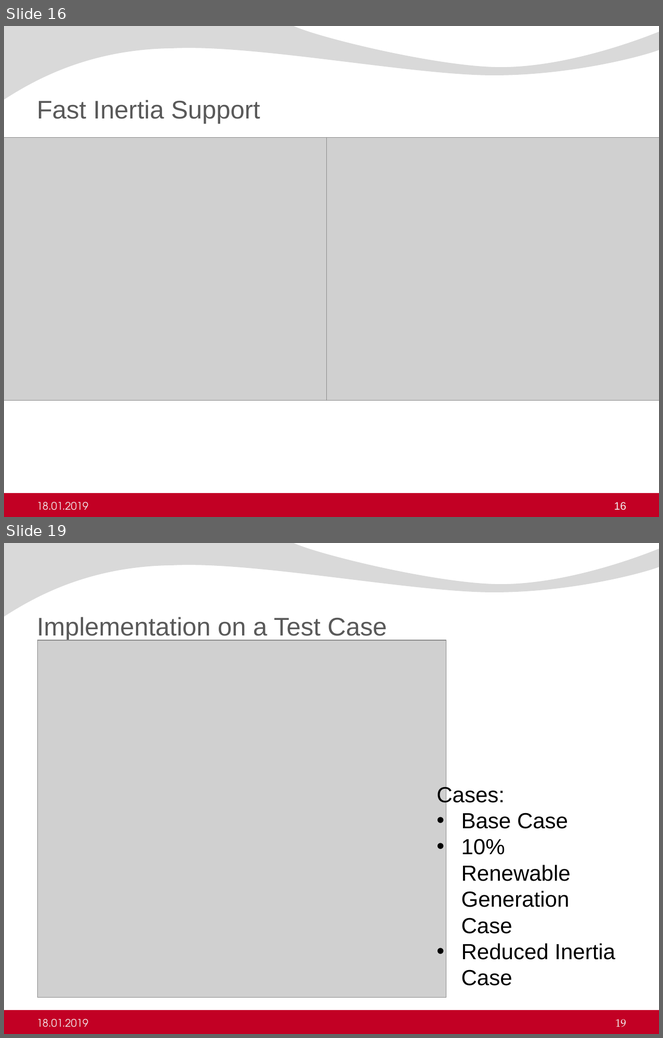
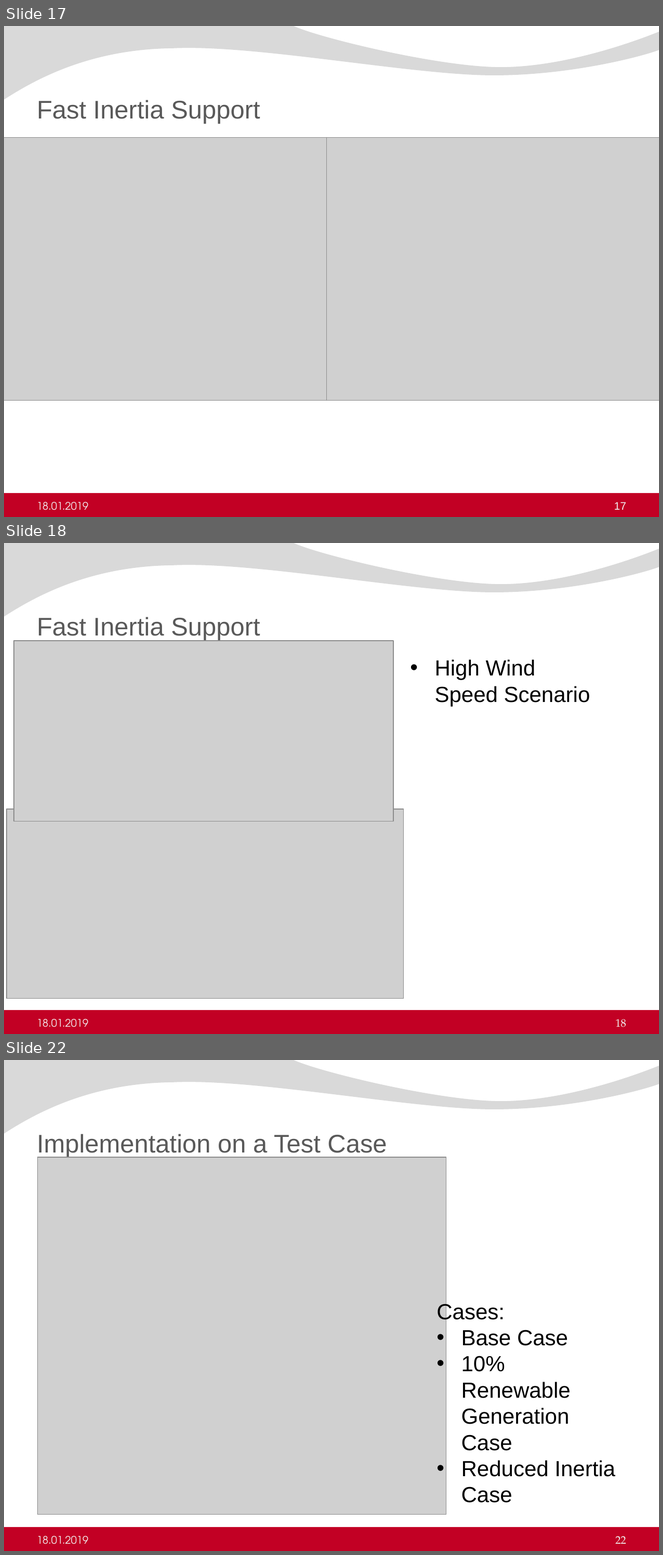
Before and after one commit to ErencanDuymaz/Research, a slide deck: Thesis/Thesis Defence/Erencan_Duymaz_thesis_defence.pptx. Shown one above the other, each under a label of ours: slides 16 and 19 before the commit, slides 17, 18 and 22 after it; the slides between them are not shown. The pictures are 663x1038 and 663x1555 pixels, drawn with LibreOffice and Linux fonts; fonts in the diff are those of the drawing; grey boxes stand for pictures; background and template pictures are left out. Boxes give left, top, right and bottom in pixels: in the first picture for what was removed or moved away, otherwise in the second. Text is boxed around its words. In the diff, an @@ line names an element or a change of style, - is before the commit and + after.

```diff
--- a/Thesis/Thesis Defence/Erencan_Duymaz_thesis_defence.pptx
+++ b/Thesis/Thesis Defence/Erencan_Duymaz_thesis_defence.pptx
@@ slide 18 added at box(4, 543, 659, 1034), background #FFFFFF; not listed: 2 template elements that a slide beside it also shows @@
@@ title added at box(37, 617, 260, 641), 28 pt, text #595959 @@
+Fast Inertia Support
@@ picture added at box(14, 641, 393, 822) @@
@@ text added at box(435, 659, 591, 706), 24 pt, text #000000 @@
+• High Wind Speed Scenario
@@ picture added at box(7, 809, 404, 999) @@
@@ text added at box(37, 1019, 88, 1028), 11.5 pt, text #F2F2F2 @@
+18.01.2019
@@ page number added at box(616, 1019, 626, 1028), 12 pt, text #F2F2F2 @@
+18
@@ what was slide 16 is now slide 17 @@
@@ page number at box(614, 502, 626, 510): text changed @@
-16
+17
@@ what was slide 19 is now slide 22 @@
@@ page number at box(616, 1536, 626, 1544): text changed @@
-19
+22
```
Also in this commit, not shown: 7 slides changed, 2 other slides added, 6 other files.
